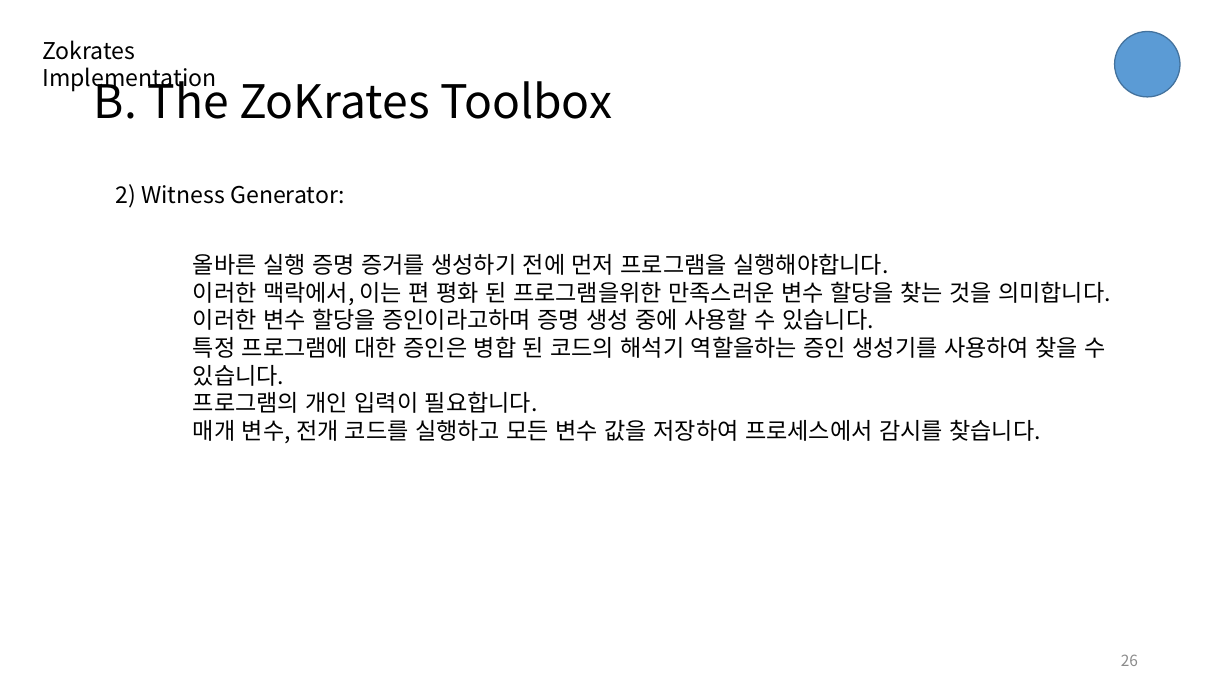
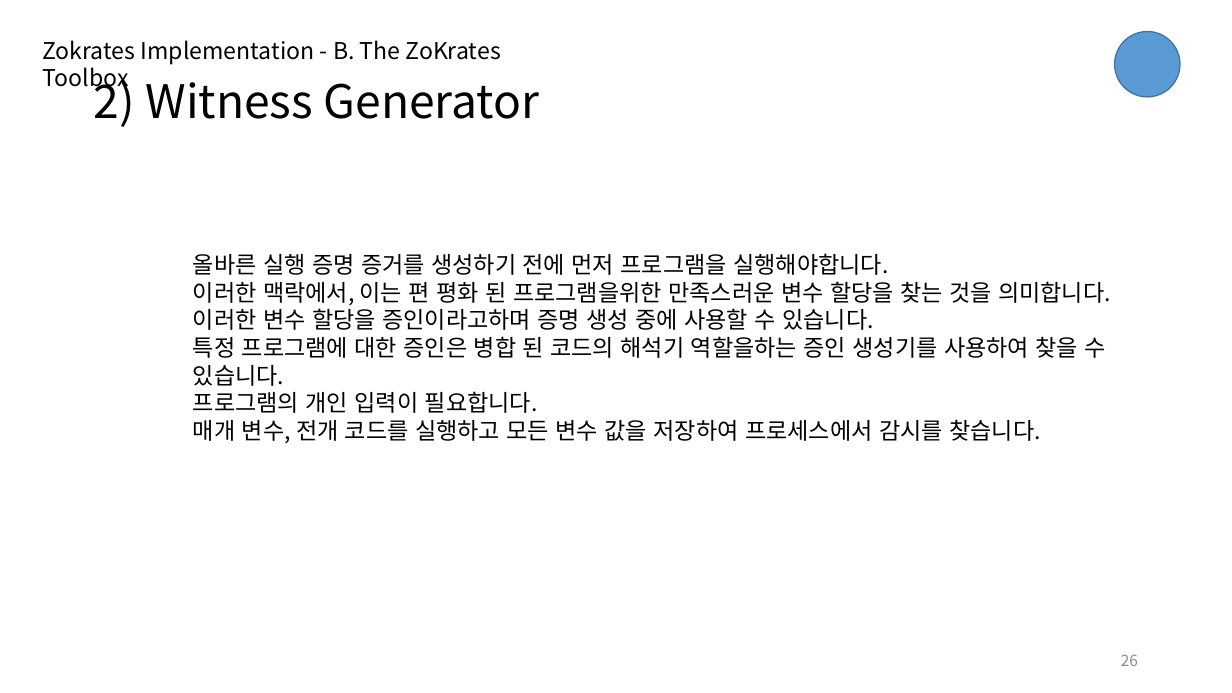
Before and after one commit to djm02309/paper, a slide deck: slide 26 of zokrates/ZoKrates.pptx. Drawn at 1232x693 pixels with LibreOffice and Linux fonts; fonts in the diff are those of the drawing. Boxes give left, top, right and bottom in pixels: in the first picture for what was removed or moved away, otherwise in the second. Text is boxed around its words. In the diff, an @@ line names an element or a change of style, - is before the commit and + after.

```diff
--- a/zokrates/ZoKrates.pptx
+++ b/zokrates/ZoKrates.pptx
@@ text at [43, 40, 501, 92]: text changed @@
-Zokrates Implementation
+Zokrates Implementation - B. The ZoKrates Toolbox
@@ title at [94, 73, 540, 127]: text changed @@
-B. The ZoKrates Toolbox
+2) Witness Generator
@@ text removed at [116, 184, 345, 208] @@
-2) Witness Generator:
```
Also in this commit, not shown: 24 other slides changed.
